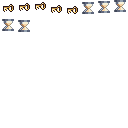
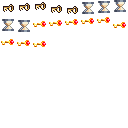
Before/after of a 128 × 128 layered artwork. What changed in the layer stack:
painted on "Fondo" over [1, 17, 126, 47]
